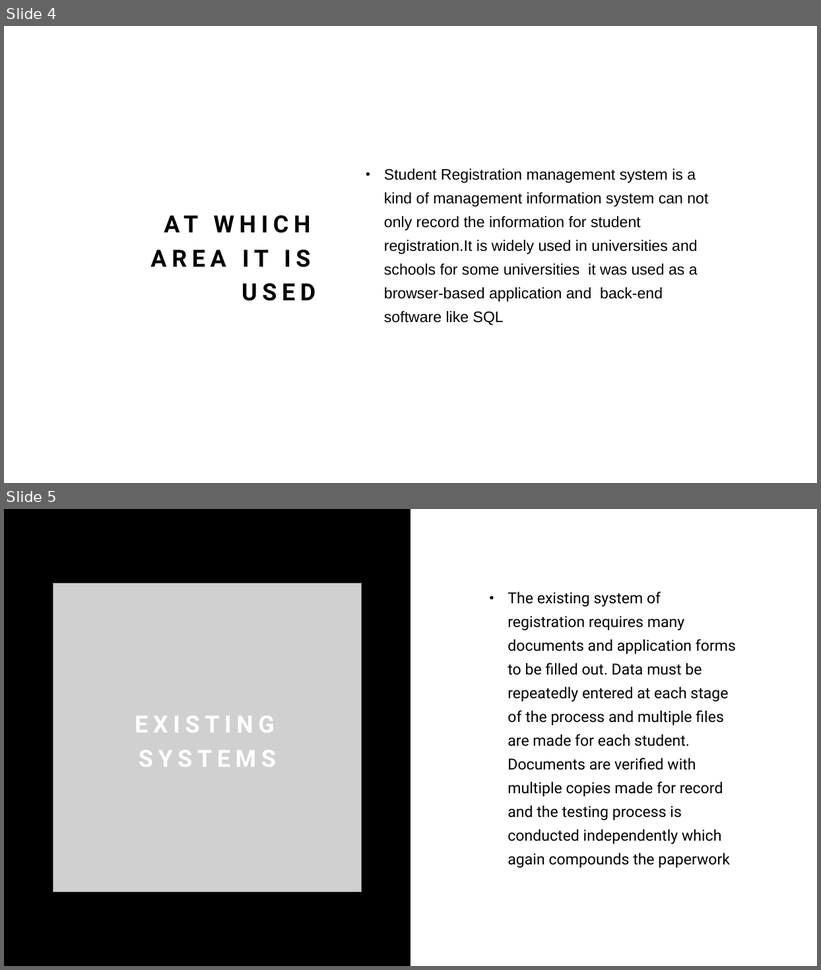
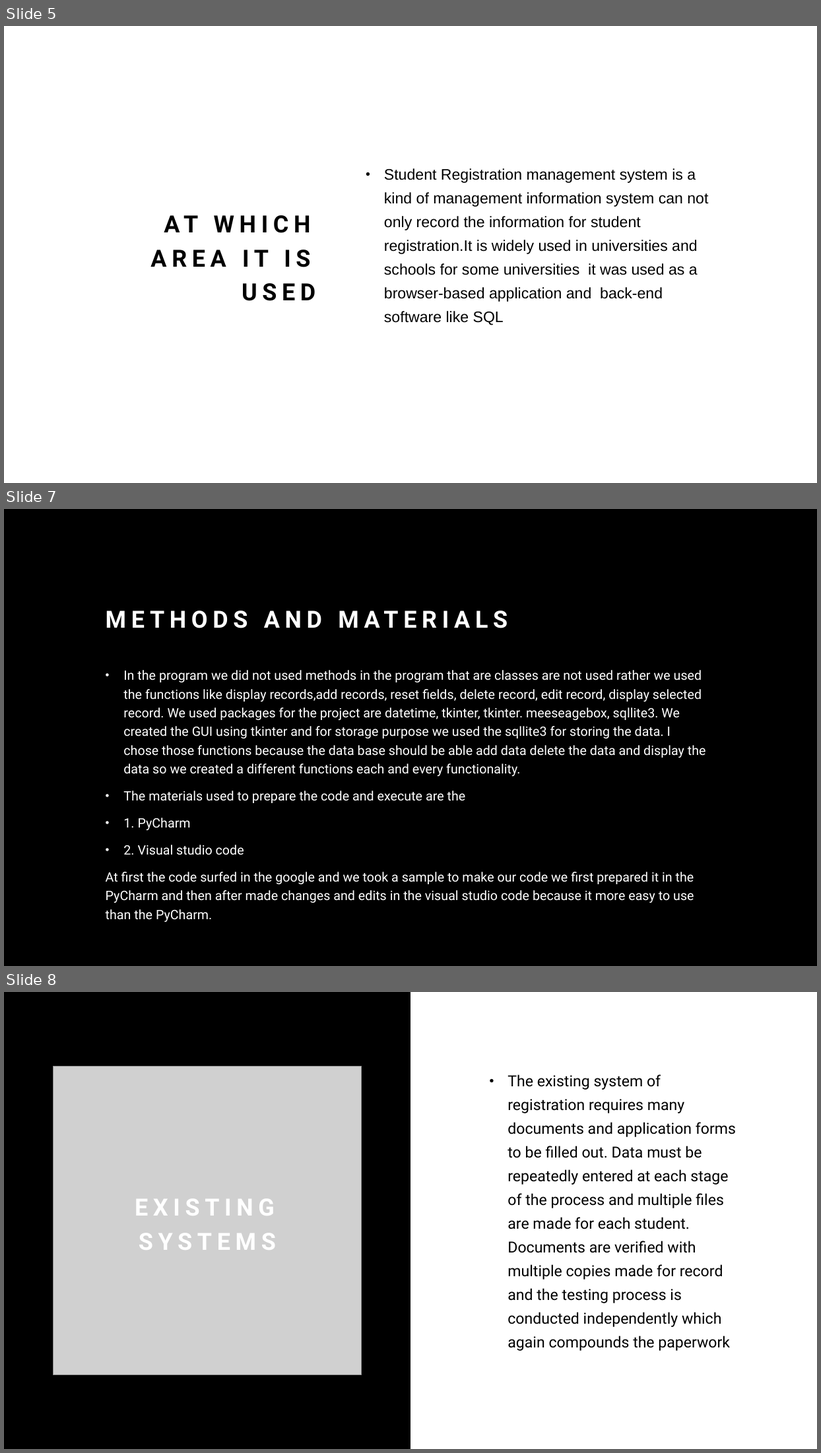
Before and after one commit to jennymeshaiah09/Projects, a slide deck: Student registration system/Student Registration Management System.pptx. Shown one above the other, each under a label of ours: slides 4 and 5 before the commit, slides 5, 7 and 8 after it; the slides between them are not shown. The pictures are 821x970 and 821x1453 pixels, drawn with LibreOffice and Linux fonts; fonts in the diff are those of the drawing; grey boxes stand for pictures; background and template pictures are left out. Boxes give left, top, right and bottom in pixels: in the first picture for what was removed or moved away, otherwise in the second. Text is boxed around its words. In the diff, an @@ line names an element or a change of style, - is before the commit and + after.

```diff
--- a/Student registration system/Student Registration Management System.pptx
+++ b/Student registration system/Student Registration Management System.pptx
@@ slide 7 added at (4,509,817,966), background #000000 @@
@@ title added at (99,578,715,636), 28 pt, text #FFFFFF, bold @@
+METHODS AND MATERIALS
@@ text added at (106,670,706,923), 15.3 pt, text #FFFFFF @@
+• In the program we did not used methods in the program that are classes are not used rather we used the functions like display records,add records, reset fields, delete record, edit record, display selected record. We used packages for the project are datetime, tkinter, tkinter. meeseagebox, sqllite3. We created the GUI using tkinter and for storage purpose we used the sqllite3 for storing the data. I chose those functions because the data base should be able add data delete the data and display the data so we created a different functions each and every functionality.
+• The materials used to prepare the code and execute are the
+• 1. PyCharm
+• 2. Visual studio code
+At first the code surfed in the google and we took a sample to make our code we first prepared it in the PyCharm and then after made changes and edits in the visual studio code because it more easy to use than the PyCharm.
@@ what was slide 4 is now slide 5 @@
@@ what was slide 5 is now slide 8 @@
```
Also in this commit, not shown: 1 slide changed, 7 other slides added.
